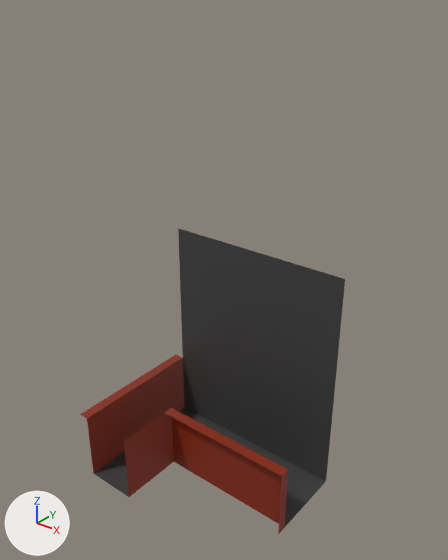
The Blender file cubeman-resources/models/scenario/Level Prologue/Buildings/Micelanious/model-scenario-static-level0-micelanious-alleyway-0.blend as it was, and as the next commit left it.
Before and after are seen from a camera (50 mm lens) standing at (13.5, -20.4, 26.2) and looking at (-4.1, 1.5, 12.6). Every picture has the same lights, and +X, +Y and +Z are marked at lower left.
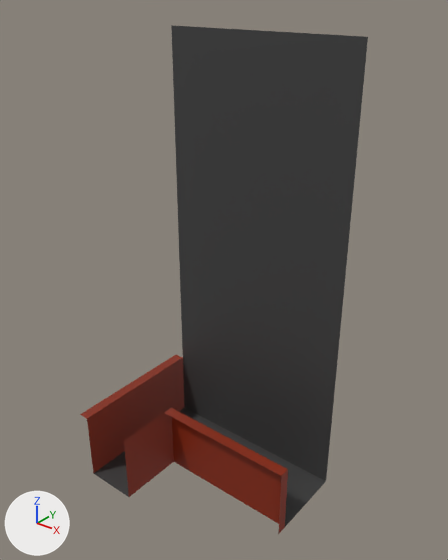
Edits to the bpy script that builds the scene:
```text
Change me_cube_001:
    where me_cube_001.from_pydata(...)  # 19 vertices, 9 faces; spans x -10.6..1.0, y -3.38..4.61, z 0.0..12.99
    used by ob_mesh; location = (0.0, 0.0, 0.0)
    me_cube_001 part 1
    me_cube_001.vertices[15].co: (-10.0, 4.61, 12.99) -> (-10.0, 4.61, 24.03)  # pixel (178, 228) -> pixel (171, 25)
    me_cube_001.vertices[16].co: (1.0, 4.61, 12.99) -> (1.0, 4.61, 24.03)  # pixel (345, 279) -> pixel (367, 36)
```

Where the change shows, as pixel boxes [x1, y1, x2, y2] in the pictures (448 x 560 px; the box of a moved part takes in the faces that stretch with it):
'mesh', reshaped (9% wider, 66% taller)
    before: [80, 228, 345, 534]
    after: [80, 25, 368, 534]
part 1 of me_cube_001, moved or reshaped
    before: [178, 228, 345, 282]
    after: [171, 25, 368, 282]
